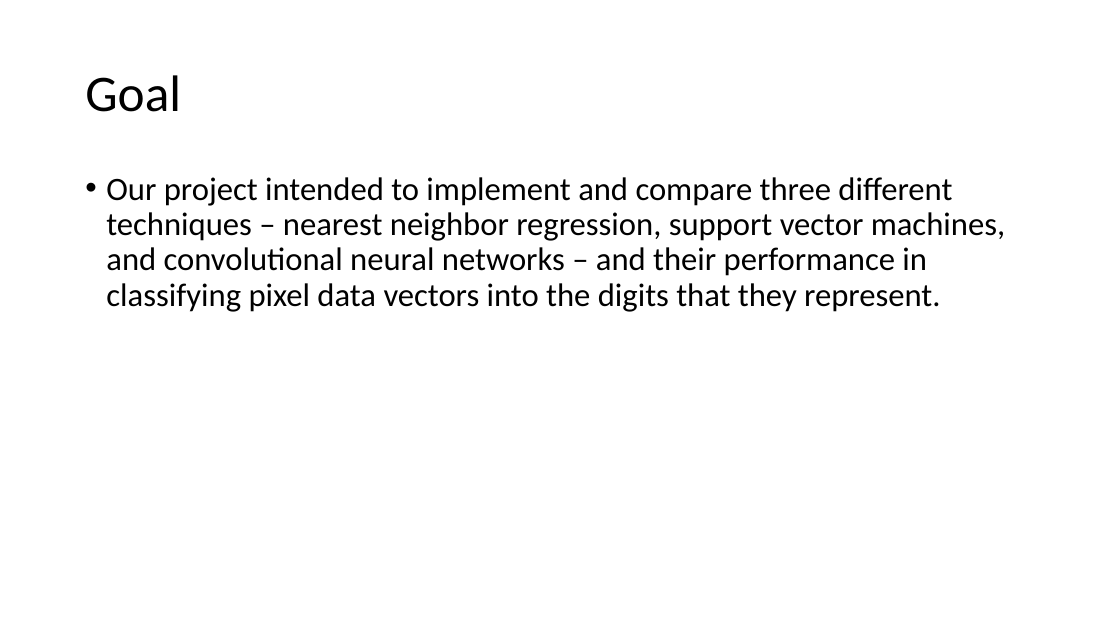
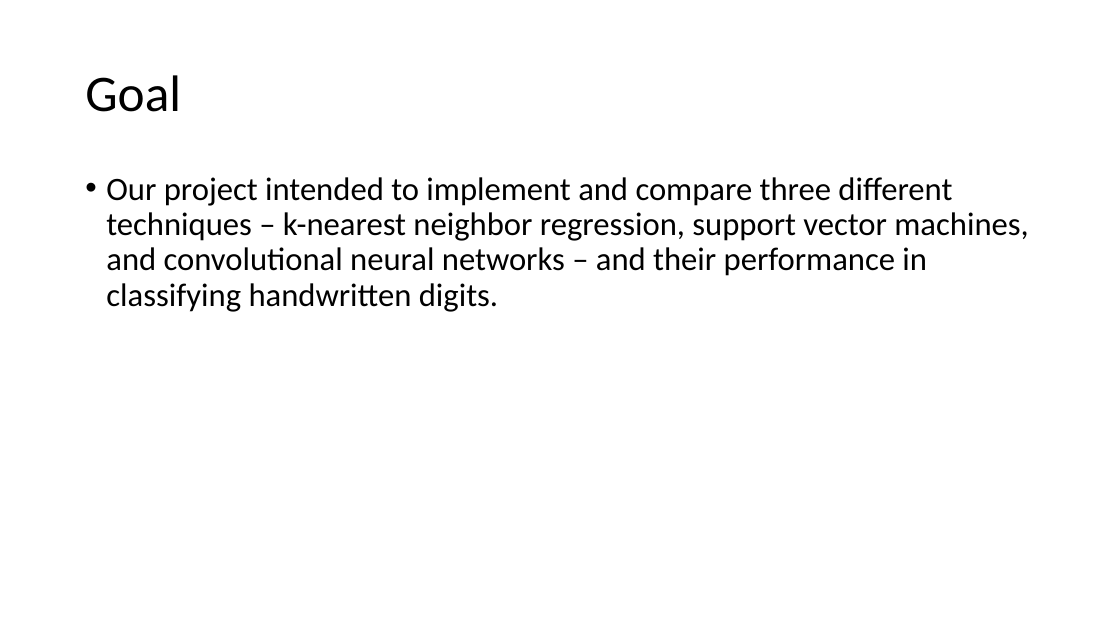
Before and after one commit to dericp/digit-recognition, a slide deck: slide 2 of A Comparison of Techniques Applied to Digit Recognition.pptx. Drawn at 1120x630 pixels with LibreOffice and Linux fonts; fonts in the diff are those of the drawing. Boxes give left, top, right and bottom in pixels: in the first picture for what was removed or moved away, otherwise in the second. Text is boxed around its words. In the diff, an @@ line names an element or a change of style, - is before the commit and + after.

```diff
--- a/A Comparison of Techniques Applied to Digit Recognition.pptx
+++ b/A Comparison of Techniques Applied to Digit Recognition.pptx
@@ text at box(106, 177, 1028, 312): text changed @@
-• Our project intended to implement and compare three different techniques – nearest neighbor regression, support vector machines, and convolutional neural networks – and their performance in classifying pixel data vectors into the digits that they represent.
+• Our project intended to implement and compare three different techniques – k-nearest neighbor regression, support vector machines, and convolutional neural networks – and their performance in classifying handwritten digits.
```
Also in this commit, not shown: 7 other slides changed, 4 slides added, 4 other files.
